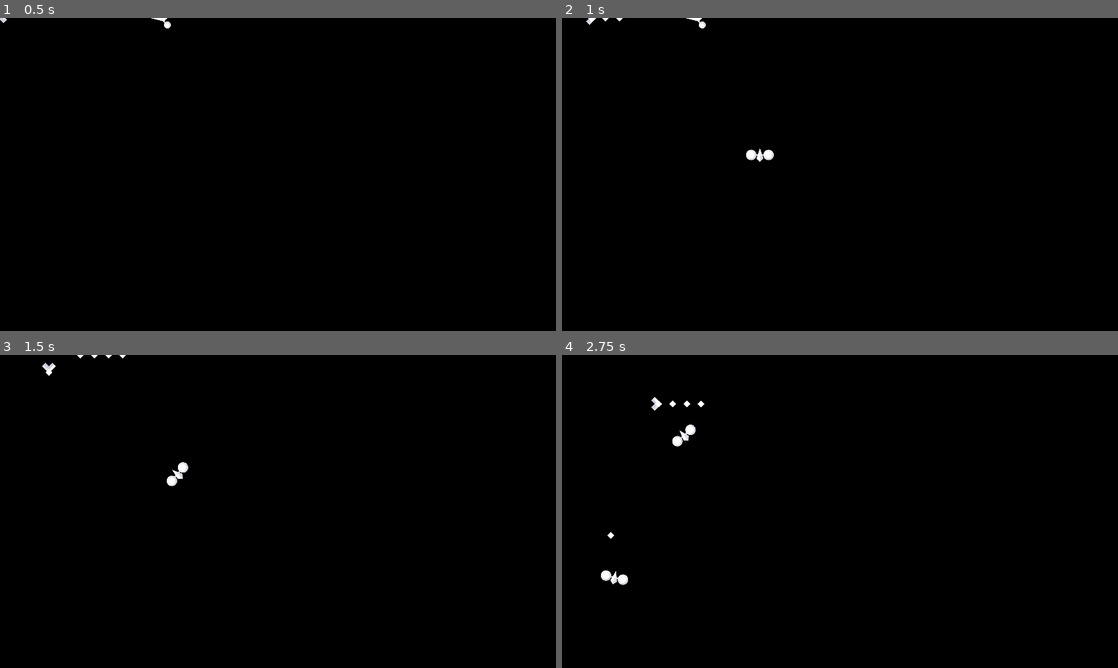
Above: before the commit, frames 1-4 (two rows, left to right).
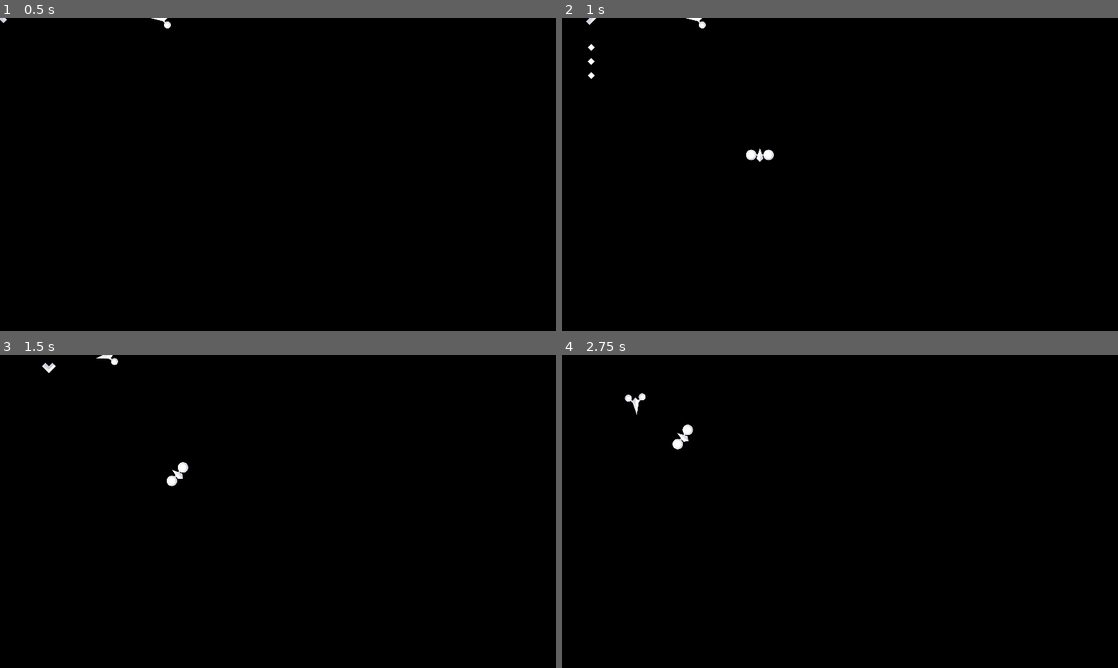
Above: after the commit, the same moments.

Repository: wdfeer/spaceshooter
Game: Godot game, scene res://src/game.tscn
The game is run twice, just before and just after one commit, with the same random seed, the same clock (stepped at 60 frames per second) and the same inputs.
Inputs (mouse positions are in pixels of both pictures, inside the frame that each line leads up to):
- Up to frame 1 (0.5 s): no input
- Up to frame 2 (1 s): move the mouse to (962, 158) at 0.52 s; press the mouse at (962, 158) at 0.53 s; hold D (right) from 0.53 s (still down)
- Up to frame 3 (1.5 s): move the mouse to (166, 527) at 1.27 s; release D (right) at 1.28 s; release the mouse at (166, 527) at 1.28 s; hold S (down) from 1.28 s (still down); click (166, 527) at 1.35 s
- Up to frame 4 (2.75 s): move the mouse to (895, 442) at 2.02 s; release S (down) at 2.03 s; press the mouse at (895, 442) at 2.03 s; hold D (right) from 2.03 s (still down)

Frame 1 is identical in both runs. In frame 2, less than 0.1% of the frame differs, in the area x 4-11%, y 0-20%; in frame 3, less than 0.1%; in frame 4, 0.5%, in the area x 7-26%, y 12-74%.

Commit message:
Refactor shooting

Diff:
--- a/src/player.gd
+++ b/src/player.gd
@@ -4,20 +4,9 @@
 const SPEED = 300.0
 var velocity = Vector2.ZERO
 
-const SHOOT_INVERVAL: float = 0.2
-@export
-var projectile_scene: PackedScene
-var shoot_timer: float = SHOOT_INVERVAL
-const SHOOT_VELOCITY: float = 600
 
-func _process(delta: float) -> void:
-	if Input.is_action_pressed("shoot") && can_shoot():
-		shoot()
-		shoot_timer = 0
 
 func _physics_process(delta: float) -> void:
-	shoot_timer += delta
-
 	var vy := Input.get_axis("up", "down")
 	var vx := Input.get_axis("left", "right")
 	velocity = Vector2(vx, vy) * SPEED
@@ -25,11 +14,3 @@
 
 	if velocity.length() > 0:
 		rotation = velocity.angle() + PI / 2
-
-func can_shoot() -> bool:
-	return shoot_timer >= SHOOT_INVERVAL
-func shoot():
-	var proj: Projectile = projectile_scene.instantiate()
-	proj.global_position = global_position
-	proj.velocity = Vector2.from_angle(rotation - PI / 2) * SHOOT_VELOCITY
-	get_parent().add_child(proj)
--- a/src/player.tscn
+++ b/src/player.tscn
@@ -1,11 +1,18 @@
-[gd_scene load_steps=4 format=3 uid="uid://bbwre6tb1fepi"]
+[gd_scene load_steps=5 format=3 uid="uid://bbwre6tb1fepi"]
 
 [ext_resource type="Script" path="res://src/player.gd" id="1_0hh7j"]
 [ext_resource type="Texture2D" uid="uid://cee6jpqiwalru" path="res://assets/kenney_simple_space/ship_A.png" id="1_v4nqa"]
 [ext_resource type="PackedScene" uid="uid://dj4t5gv1mgcpp" path="res://src/projectile.tscn" id="2_hejey"]
+[ext_resource type="Script" path="res://src/player_shooter.gd" id="3_ot545"]
 
 [node name="Player" type="Area2D"]
 script = ExtResource("1_0hh7j")
+
+[node name="Shooter" type="Timer" parent="."]
+wait_time = 0.2
+one_shot = true
+autostart = true
+script = ExtResource("3_ot545")
 projectile_scene = ExtResource("2_hejey")
 
 [node name="Sprite2D" type="Sprite2D" parent="."]
--- /dev/null
+++ b/src/player_shooter.gd
@@ -0,0 +1,20 @@
+extends Timer
+
+const SHOOT_VELOCITY: float = 600
+
+@export
+var projectile_scene: PackedScene
+
+@onready
+var player: Player = $".."
+
+func _process(delta: float) -> void:
+	if Input.is_action_pressed("shoot") && is_stopped():
+		shoot()
+
+func shoot():
+	var proj: Projectile = projectile_scene.instantiate()
+	proj.global_position = player.global_position
+	proj.velocity = Vector2.from_angle(player.rotation - PI / 2) * SHOOT_VELOCITY
+	get_parent().add_child(proj)
+	start()
